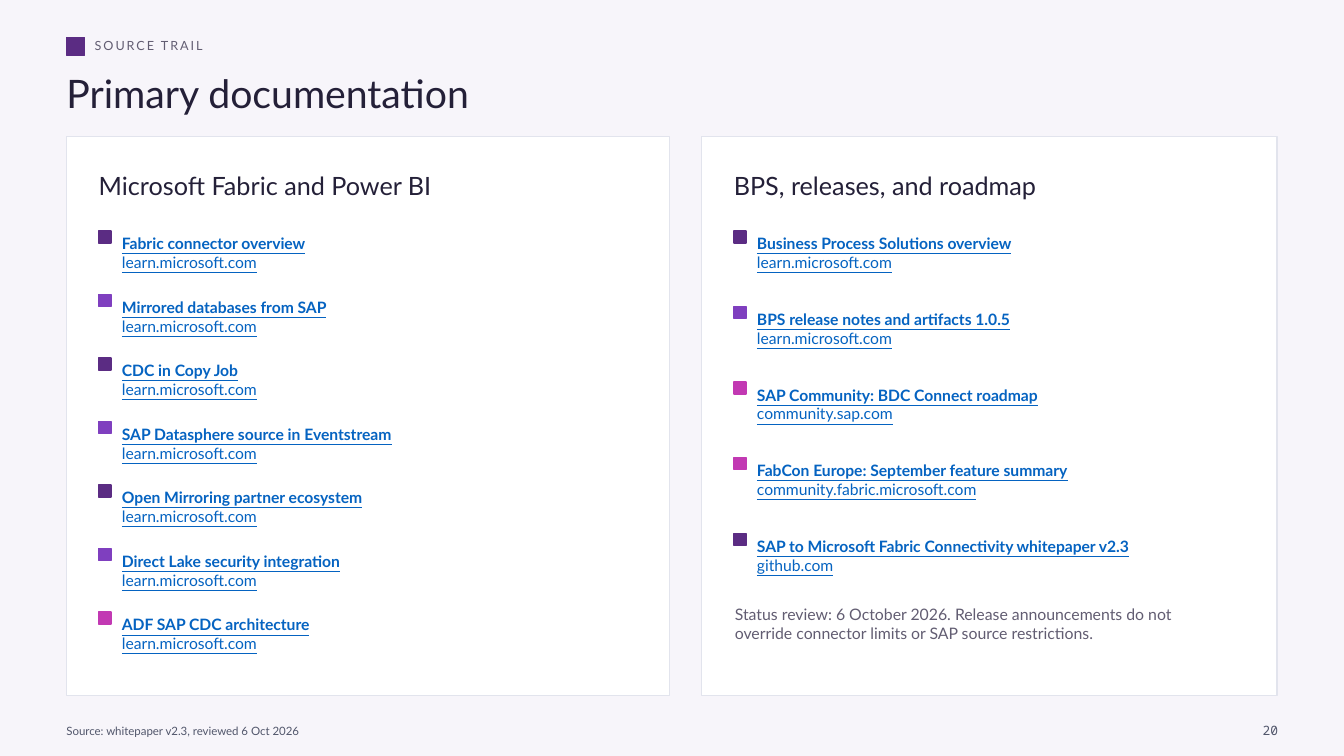
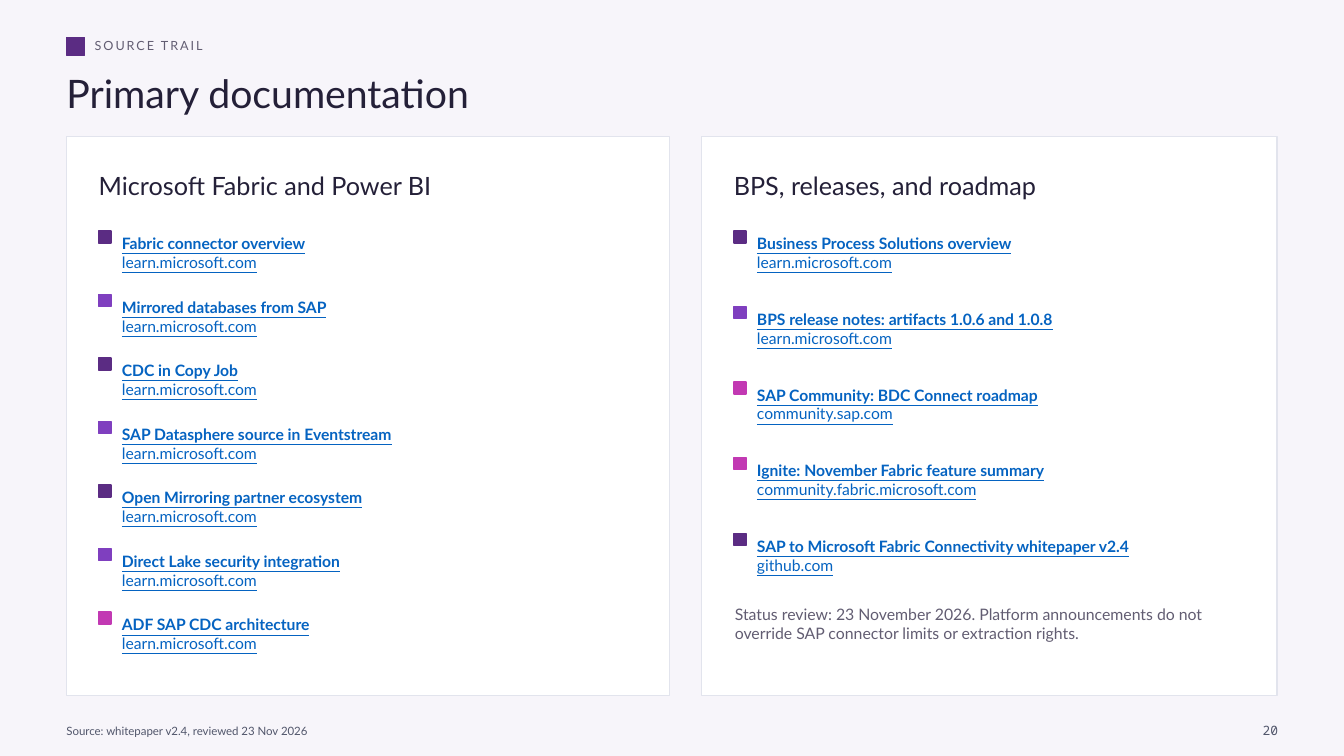
Before and after one commit to fredgis/fabric-foundry-kb, a slide deck: slide 20 of prez/SAP_to_Microsoft_Fabric_Connectivity_Presentation.pptx. Drawn at 1344x756 pixels with LibreOffice and Linux fonts; fonts in the diff are those of the drawing. Boxes give left, top, right and bottom in pixels: in the first picture for what was removed or moved away, otherwise in the second. Text is boxed around its words. In the diff, an @@ line names an element or a change of style, - is before the commit and + after.

```diff
--- a/prez/SAP_to_Microsoft_Fabric_Connectivity_Presentation.pptx
+++ b/prez/SAP_to_Microsoft_Fabric_Connectivity_Presentation.pptx
@@ text at [757,313,1053,325]: text changed @@
-BPS release notes and artifacts 1.0.5
+BPS release notes: artifacts 1.0.6 and 1.0.8
@@ text at [757,464,1044,479]: text changed @@
-FabCon Europe: September feature summary
+Ignite: November Fabric feature summary
@@ text at [757,540,1129,555]: text changed @@
-SAP to Microsoft Fabric Connectivity whitepaper v2.3
+SAP to Microsoft Fabric Connectivity whitepaper v2.4
@@ text at [735,608,1202,642]: text changed @@
-Status review: 6 October 2026. Release announcements do not override connector limits or SAP source restrictions.
+Status review: 23 November 2026. Platform announcements do not override SAP connector limits or extraction rights.
@@ text at [66,726,308,737]: text changed @@
-Source: whitepaper v2.3, reviewed 6 Oct 2026
+Source: whitepaper v2.4, reviewed 23 Nov 2026
```
Also in this commit, not shown: 19 other slides changed, 3 other files.
